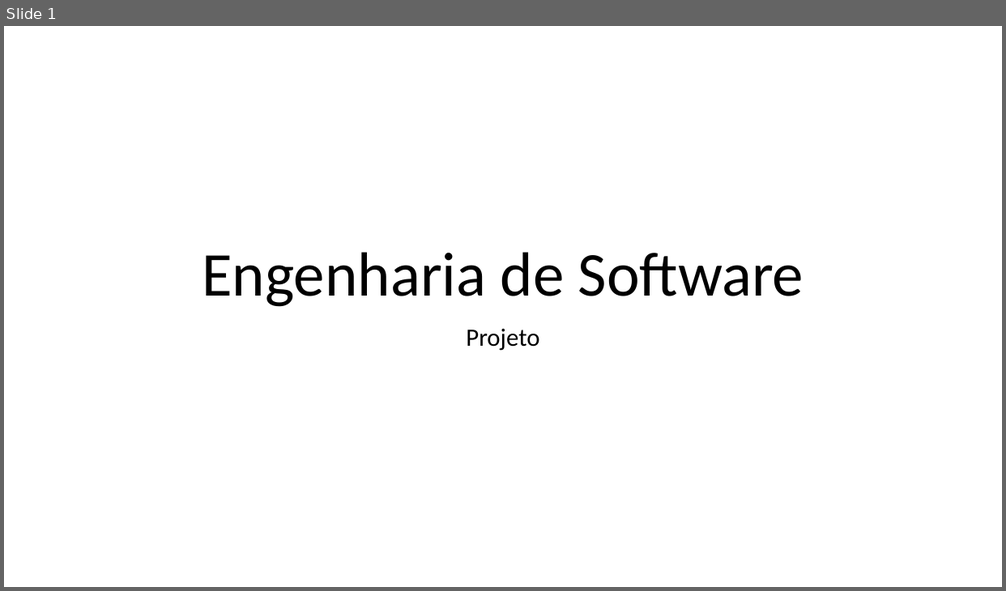
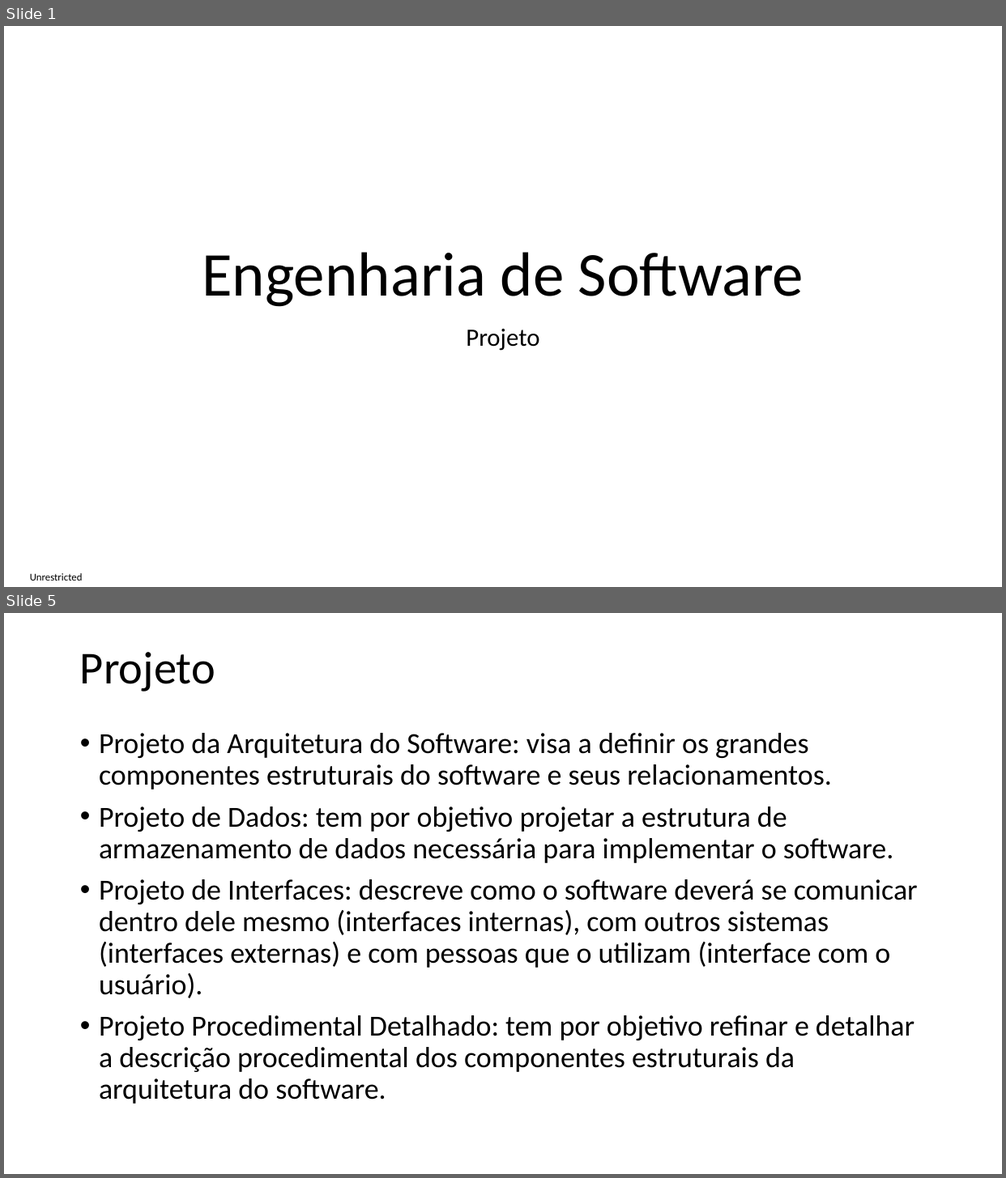
Before and after one commit to impagno/pwcamoes, a slide deck: Documentos/Engenharia de Software - Projeto.pptx. Shown one above the other, each under a label of ours: slide 1 before the commit, slides 1 and 5 after it; the slides between them are not shown. The pictures are 1006x591 and 1006x1178 pixels, drawn with LibreOffice and Linux fonts; fonts in the diff are those of the drawing. Boxes give left, top, right and bottom in pixels: in the first picture for what was removed or moved away, otherwise in the second. Text is boxed around its words. In the diff, an @@ line names an element or a change of style, - is before the commit and + after.

```diff
--- a/Documentos/Engenharia de Software - Projeto.pptx
+++ b/Documentos/Engenharia de Software - Projeto.pptx
@@ slide 5 added at (4,613,1002,1174), background #FFFFFF @@
@@ title added at (80,652,215,692), 44 pt, text #000000 @@
+Projeto
@@ text added at (99,733,918,1104), 28 pt, text #000000 @@
+• Projeto da Arquitetura do Software: visa a definir os grandes componentes estruturais do software e seus relacionamentos.
+• Projeto de Dados: tem por objetivo projetar a estrutura de armazenamento de dados necessária para implementar o software.
+• Projeto de Interfaces: descreve como o software deverá se comunicar dentro dele mesmo (interfaces internas), com outros sistemas (interfaces externas) e com pessoas que o utilizam (interface com o usuário).
+• Projeto Procedimental Detalhado: tem por objetivo refinar e detalhar a descrição procedimental dos componentes estruturais da arquitetura do software.
@@ slide 1 changed as well @@
@@ text added at (30,574,83,581), 10 pt, text #000000 @@
+Unrestricted
```
Also in this commit, not shown: 13 other slides added, 5 slides removed.
